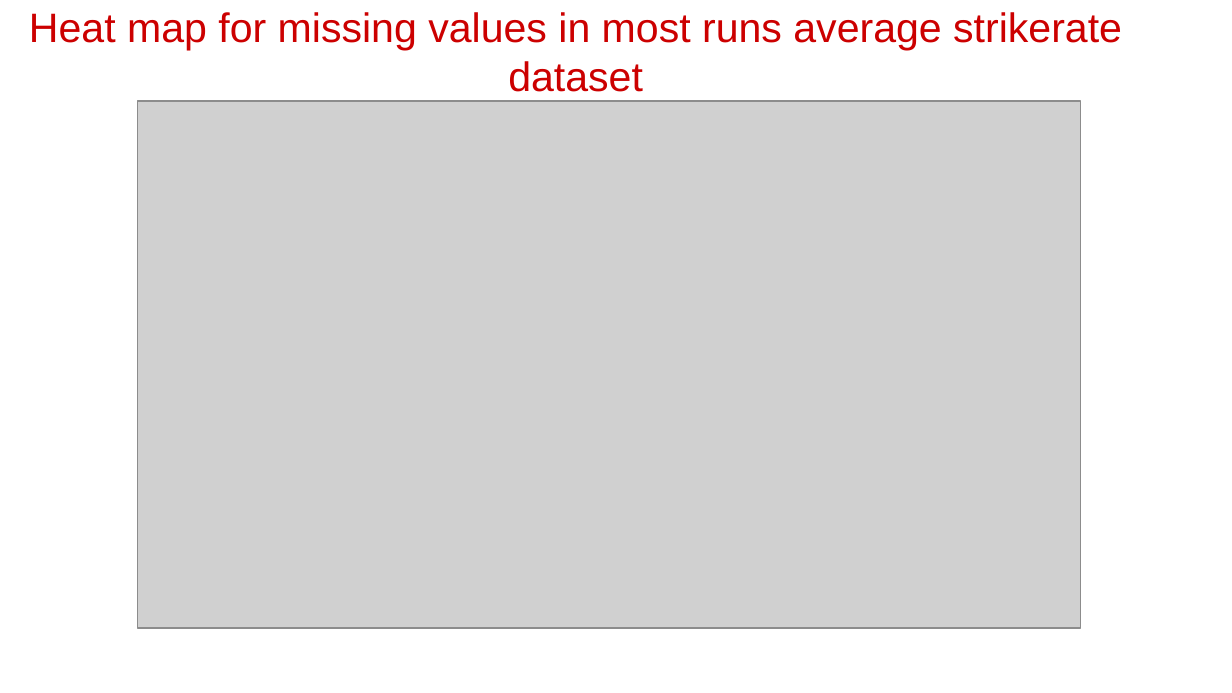
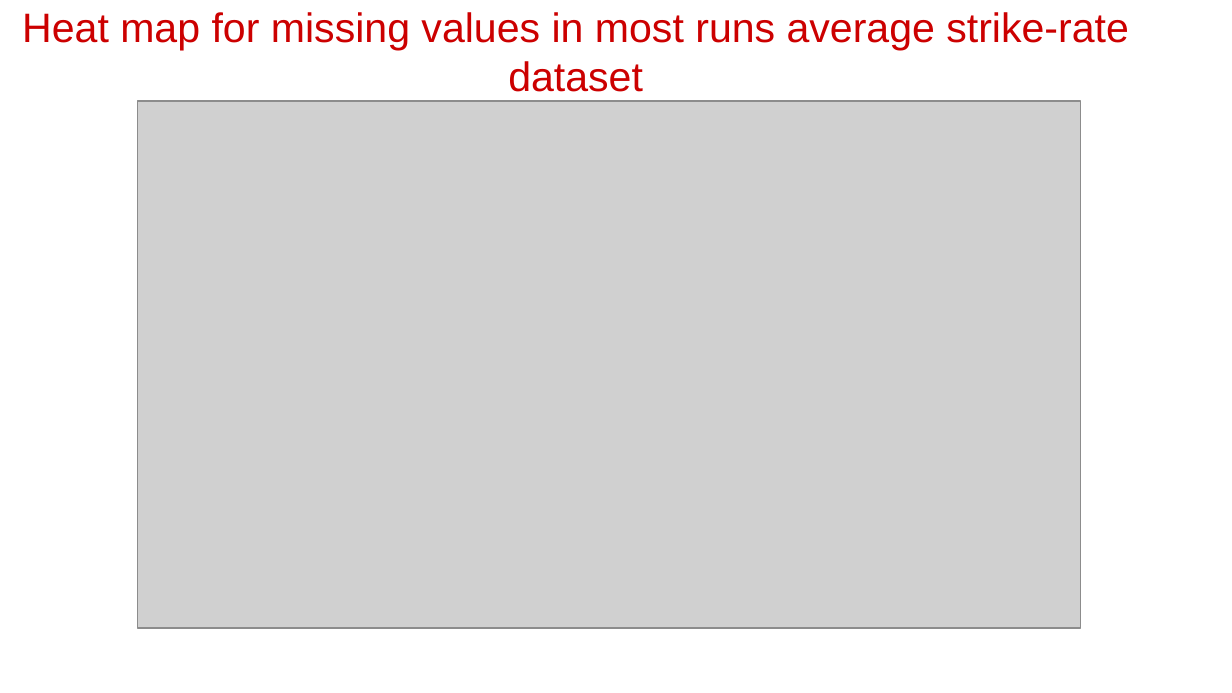
Before and after one commit to Pradip240/IPL-T20-Cricket-Analysis, a slide deck: slide 16 of CapstoneProjectPresentation.pptx (slide 9 before the commit). Drawn at 1232x693 pixels with LibreOffice and Linux fonts; fonts in the diff are those of the drawing; grey boxes stand for pictures; background and template pictures are left out. Boxes give left, top, right and bottom in pixels: in the first picture for what was removed or moved away, otherwise in the second. Text is boxed around its words. In the diff, an @@ line names an element or a change of style, - is before the commit and + after.

```diff
--- a/CapstoneProjectPresentation.pptx
+++ b/CapstoneProjectPresentation.pptx
@@ title at box(22, 12, 1129, 92): text changed @@
-Heat map for missing values in most runs average strikerate dataset
+Heat map for missing values in most runs average strike-rate dataset
```
Also in this commit, not shown: 2 other slides changed, 7 slides added.
